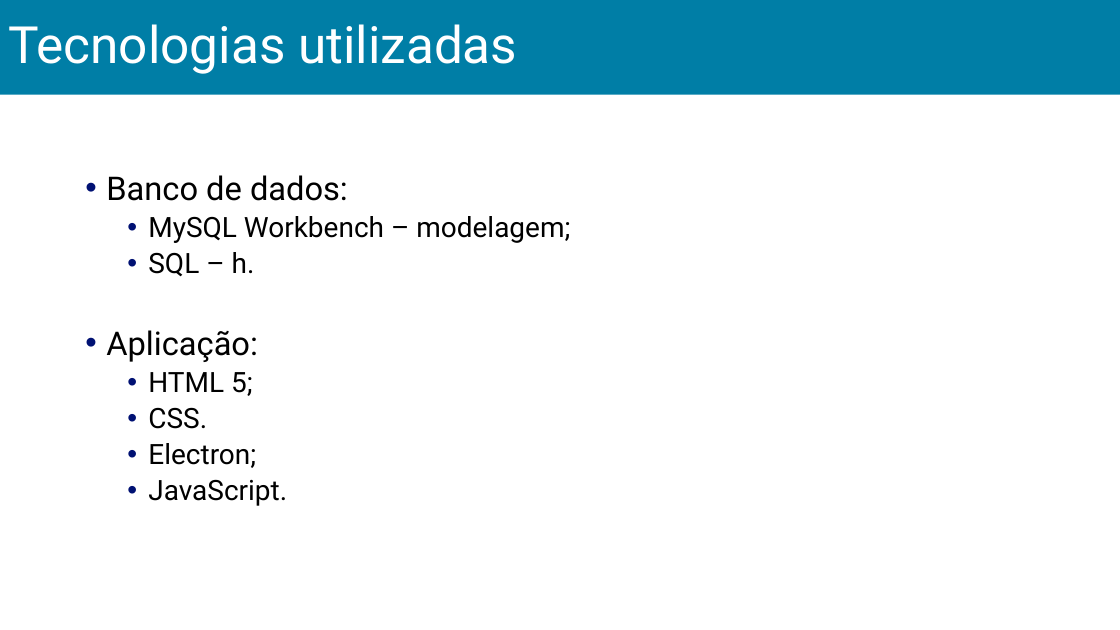
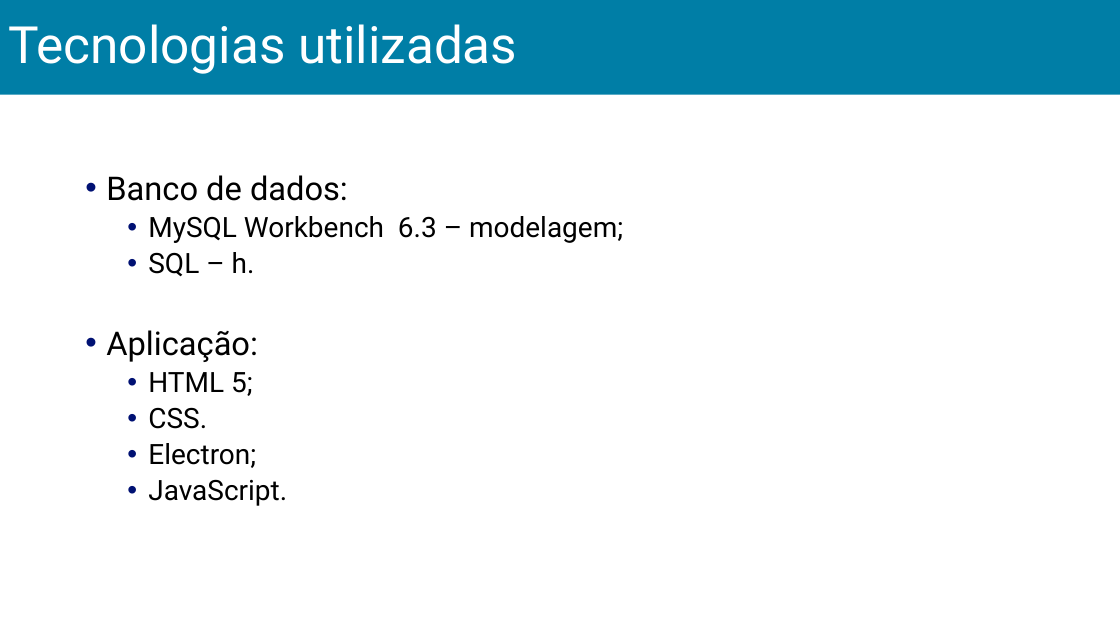
Before and after one commit to thalesrochas/sistema-bancario, a slide deck: slide 6 of Slides/Apresentação_slide.pptx (slide 5 before the commit). Drawn at 1120x630 pixels with LibreOffice and Linux fonts; fonts in the diff are those of the drawing. Boxes give left, top, right and bottom in pixels: in the first picture for what was removed or moved away, otherwise in the second. Text is boxed around its words. In the diff, an @@ line names an element or a change of style, - is before the commit and + after.

```diff
--- a/Slides/Apresentação_slide.pptx
+++ b/Slides/Apresentação_slide.pptx
@@ text at (148, 216, 623, 243): text changed @@
-  • MySQL Workbench – modelagem;
+  • MySQL Workbench 6.3 – modelagem;
```
Also in this commit, not shown: 2 slides added, 1 slide removed.
